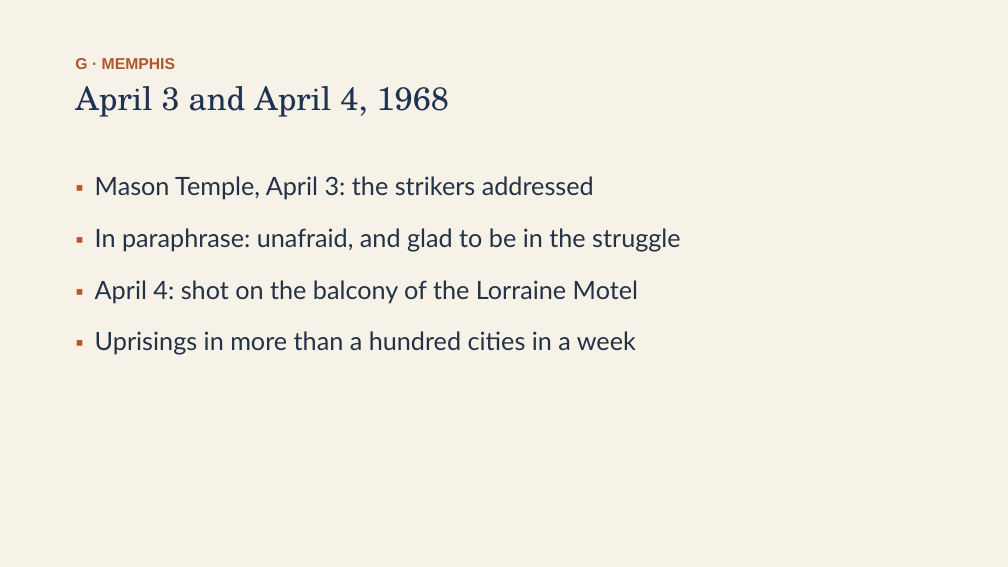
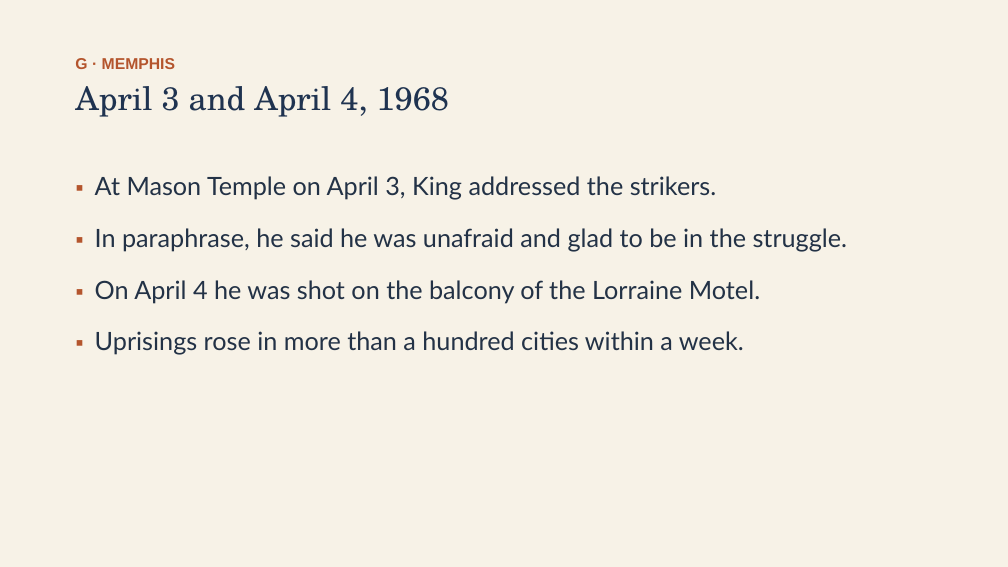
Before and after one commit to ab17gthb/humanities-curriculum-group, a slide deck: slide 22 of civil-rights/lesson-07/lesson-07-slides.pptx. Drawn at 1008x567 pixels with LibreOffice and Linux fonts; fonts in the diff are those of the drawing. Boxes give left, top, right and bottom in pixels: in the first picture for what was removed or moved away, otherwise in the second. Text is boxed around its words. In the diff, an @@ line names an element or a change of style, - is before the commit and + after.

```diff
--- a/civil-rights/lesson-07/lesson-07-slides.pptx
+++ b/civil-rights/lesson-07/lesson-07-slides.pptx
@@ text at [95,176,847,355]: text changed @@
-▪ Mason Temple, April 3: the strikers addressed
-▪ In paraphrase: unafraid, and glad to be in the struggle
-▪ April 4: shot on the balcony of the Lorraine Motel
-▪ Uprisings in more than a hundred cities in a week
+▪ At Mason Temple on April 3, King addressed the strikers.
+▪ In paraphrase, he said he was unafraid and glad to be in the struggle.
+▪ On April 4 he was shot on the balcony of the Lorraine Motel.
+▪ Uprisings rose in more than a hundred cities within a week.
```
Also in this commit, not shown: 9 other slides changed, 6 other files.
